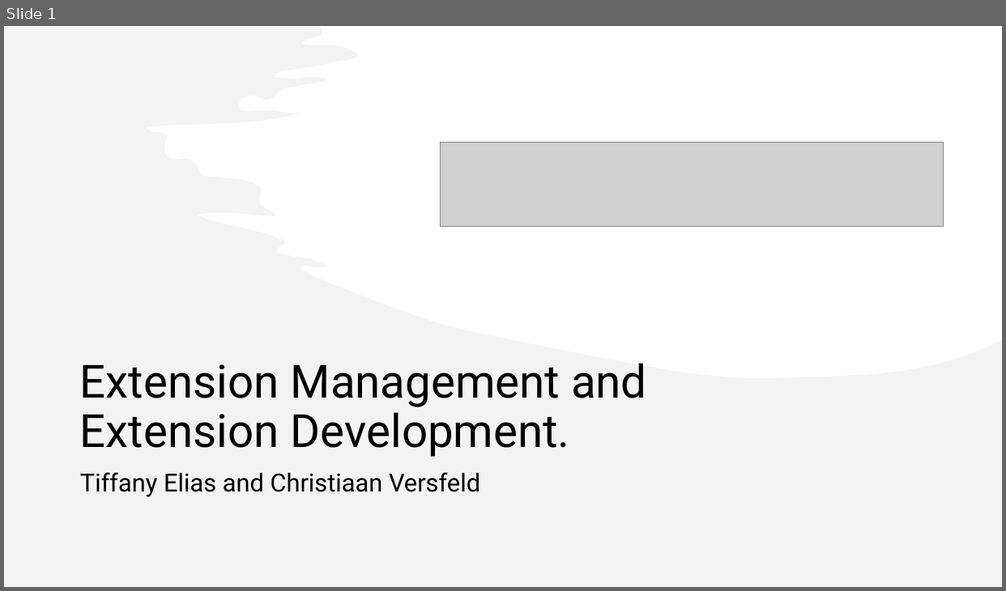
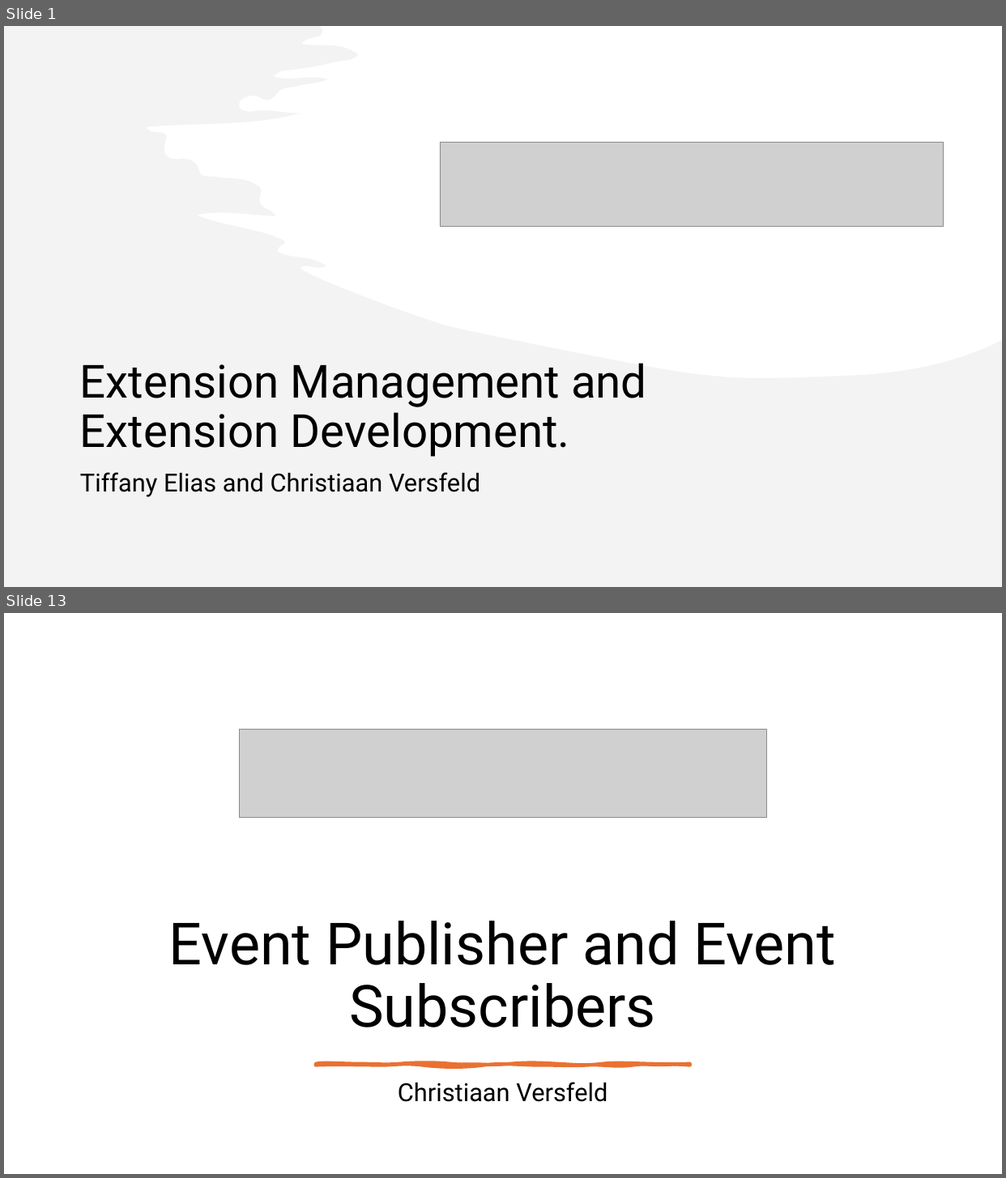
Before and after one commit to ArmadilloV88/NVR-Module-Presentation, a slide deck: Documents/Business Extension Presentation.pptx. Shown one above the other, each under a label of ours: slide 1 before the commit, slides 1 and 13 after it; the slides between them are not shown. The pictures are 1006x591 and 1006x1178 pixels, drawn with LibreOffice and Linux fonts; fonts in the diff are those of the drawing; grey boxes stand for pictures. Boxes give left, top, right and bottom in pixels: in the first picture for what was removed or moved away, otherwise in the second. Text is boxed around its words. In the diff, an @@ line names an element or a change of style, - is before the commit and + after.

```diff
--- a/Documents/Business Extension Presentation.pptx
+++ b/Documents/Business Extension Presentation.pptx
@@ slide 13 added at box(4, 613, 1002, 1174), background #FFFFFF @@
@@ picture added at box(239, 730, 766, 818) @@
@@ title added at box(169, 921, 836, 1028), 56 pt, text #000000 @@
+Event Publisher and Event Subscribers
@@ freeform shape added at box(315, 1063, 690, 1065), fill #E97132, outline #E97132 3.25 pt @@
@@ subtitle added at box(398, 1082, 607, 1102), 24 pt, text #000000 @@
+Christiaan Versfeld
```
Also in this commit, not shown: 4 slides changed, 13 other slides added, 1 other file.
